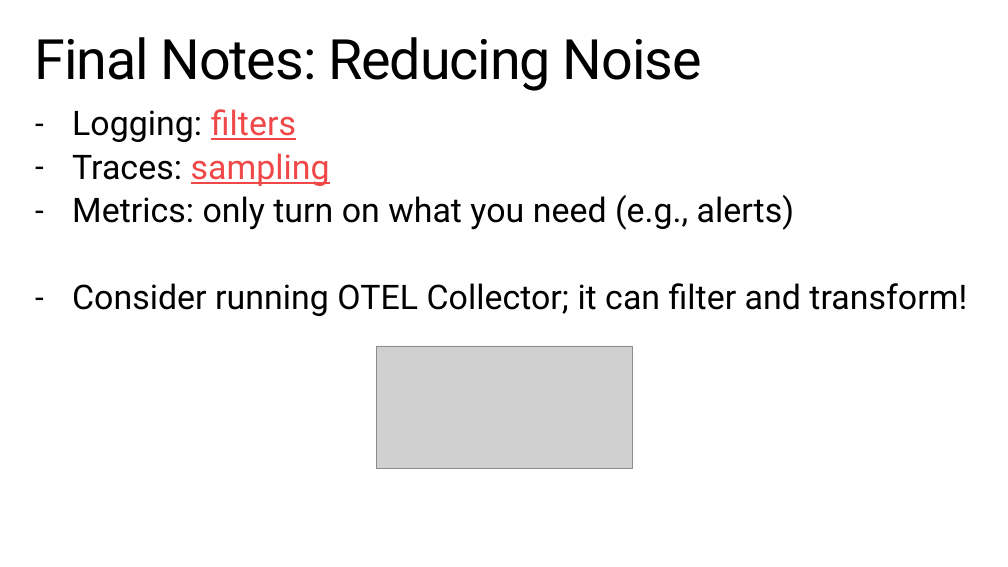
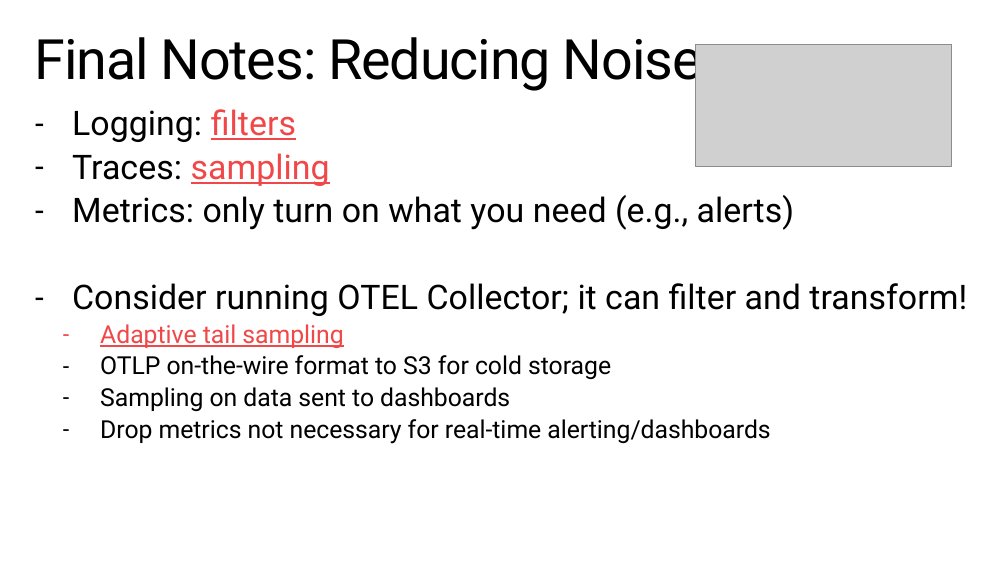
Before and after one commit to StephenCleary/Presentations, a slide deck: slide 35 of Telemetry/Logging Hero.pptx. Drawn at 1008x567 pixels with LibreOffice and Linux fonts; fonts in the diff are those of the drawing; grey boxes stand for pictures; background and template pictures are left out. Boxes give left, top, right and bottom in pixels: in the first picture for what was removed or moved away, otherwise in the second. Text is boxed around its words. In the diff, an @@ line names an element or a change of style, - is before the commit and + after.

```diff
--- a/Telemetry/Logging Hero.pptx
+++ b/Telemetry/Logging Hero.pptx
@@ picture: place and size @@
-picture at box(376, 346, 632, 468)
+picture at box(696, 45, 952, 166)
@@ text at box(100, 324, 770, 444): paragraphs added @@
+  – Adaptive tail sampling
+  – OTLP on-the-wire format to S3 for cold storage
+  – Sampling on data sent to dashboards
+  – Drop metrics not necessary for real-time alerting/dashboards
```
Also in this commit, not shown: 2 other slides changed.
